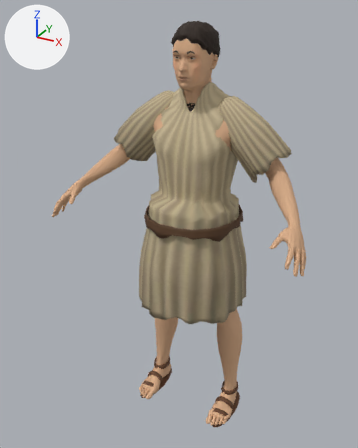
Renders of the glTF model modelos/personaje_tunicado.glb from each side of a commit.
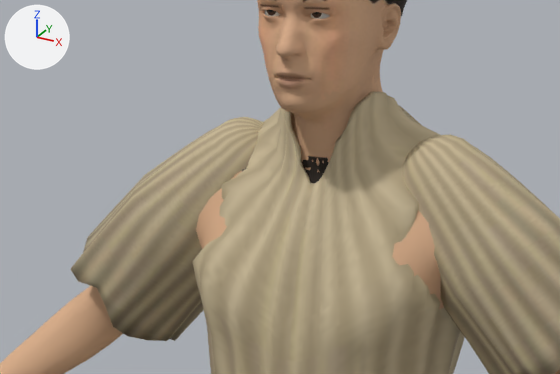
The first picture shows the older version from a 50 mm lens placed at (0.866, -1.702, 1.736), pointed at (-0.053, -0.031, 0.901). The close-ups show the older and then the newer version on the part from 26% to 75% of the width and 12% to 38% of the height of that picture. Only the edits that show in the close-ups are written down. Arrows for +X, +Y and +Z are at upper left; the lights stay in place. Vertices at exactly the same position are counted once.

Names of what the first close-up shows: 'manga.010', 'manga.011', 'tunica.003', 'tunicado_cabeza', 'tunicado_cuerpo' and 2 more.
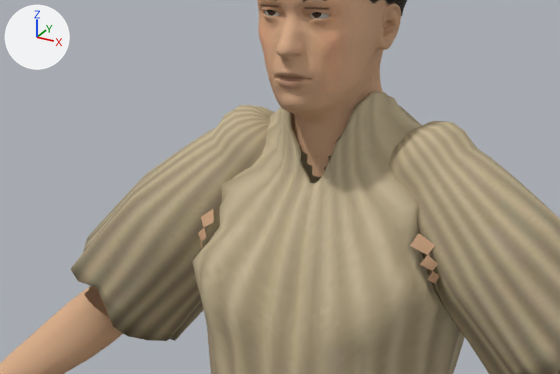
The edits, one by one:
me_manga_010 is used by ob_manga_010; location (0.0, 0.0, 0.0).
me_manga_010 had 838 vertices, 1672 faces and spanned x 0.079..0.378, y -0.063..0.117, z 1.123..1.432.
me_manga_010 now has 838 vertices, 1672 faces and spans x 0.065..0.378, y -0.063..0.117, z 1.123..1.447.
me_manga_010 part 1: 198 of 838 vertices moved; they spanned x 0.079..0.167, y -0.018..0.082, z 1.349..1.432 and now span x 0.065..0.166, y -0.024..0.086, z 1.35..1.447; mean shift (-0.007, 0.0, 0.008); largest move (0.101, 0.037, 1.412) -> (0.088, 0.042, 1.422).
me_manga_011 is used by ob_manga_011; location (0.0, 0.0, 0.0).
me_manga_011 had 838 vertices, 1672 faces and spanned x -0.378..-0.079, y -0.06..0.119, z 1.122..1.432.
me_manga_011 now has 838 vertices, 1672 faces and spans x -0.378..-0.065, y -0.06..0.119, z 1.122..1.447.
me_manga_011 part 2: 198 of 838 vertices moved; they spanned x -0.167..-0.079, y -0.019..0.08, z 1.349..1.432 and now span x -0.166..-0.065, y -0.024..0.086, z 1.35..1.447; mean shift (0.007, 0.0, 0.008); largest move (-0.105, 0.028, 1.416) -> (-0.097, 0.023, 1.43).
me_tunicado_cabeza is used by ob_tunicado_cabeza; location (0.0, 0.0, 0.0).
me_tunicado_cabeza had 18299 vertices, 36480 faces and spanned x -0.231..0.231, y -0.118..0.121, z 1.355..1.678.
me_tunicado_cabeza now has 17625 vertices, 35136 faces and spans x -0.159..0.159, y -0.118..0.098, z 1.403..1.678.
me_tunicado_cabeza part 3: 674 vertices removed from x -0.231..0.231, y -0.039..0.121, z 1.355..1.405.
me_tunicado_cuerpo is used by ob_tunicado_cuerpo; location (0.0, 0.0, 0.0).
me_tunicado_cuerpo had 8749 vertices, 17090 faces and spanned x -0.535..0.535, y -0.304..0.142, z 0.0..1.497.
me_tunicado_cuerpo now has 7787 vertices, 15240 faces and spans x -0.535..0.535, y -0.304..0.142, z 0.0..1.497.
me_tunicado_cuerpo part 4: 962 vertices removed from x -0.353..0.353, y -0.085..0.136, z 1.155..1.492.

What differs and where, as boxes (x1, y1, x2, y2) in the close-ups (560 x 374 px; the box of a moved part takes in the faces that stretch with it):
'manga.010', reshaped: before (403, 134, 560, 374); after (389, 121, 560, 374)
'manga.011', reshaped: before (71, 117, 264, 341); after (71, 105, 274, 341)
'tunicado_cabeza', reshaped: before (242, 0, 401, 183); after (257, 0, 401, 157)
'tunicado_cuerpo', reshaped: before (0, 75, 560, 374); after (0, 75, 439, 374)
part 1 of me_manga_010, moved or reshaped: before (403, 134, 476, 191); after (389, 121, 477, 191)
part 2 of me_manga_011, moved or reshaped: before (212, 117, 264, 173); after (212, 105, 274, 174)
part 3 of me_tunicado_cabeza, deleted: before (242, 152, 332, 183)
part 4 of me_tunicado_cuerpo, deleted (mostly hidden): before (88, 90, 560, 374)
